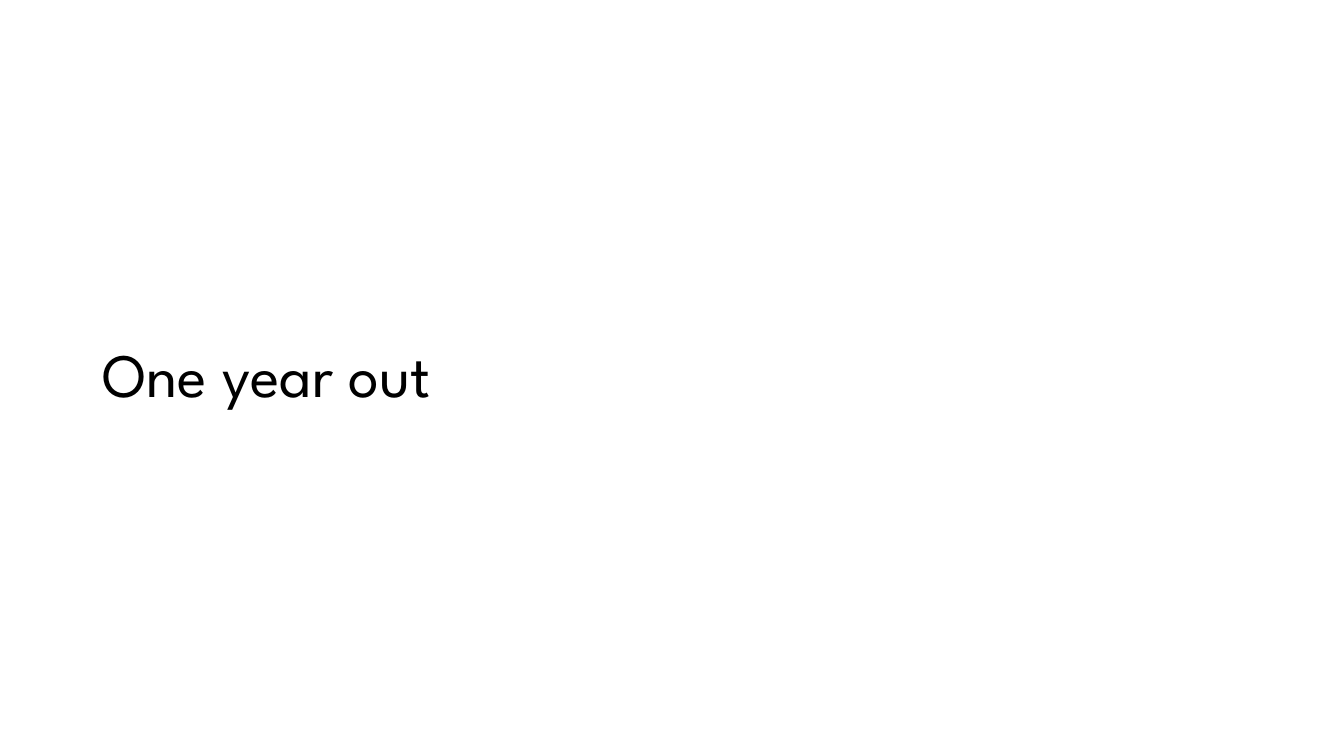
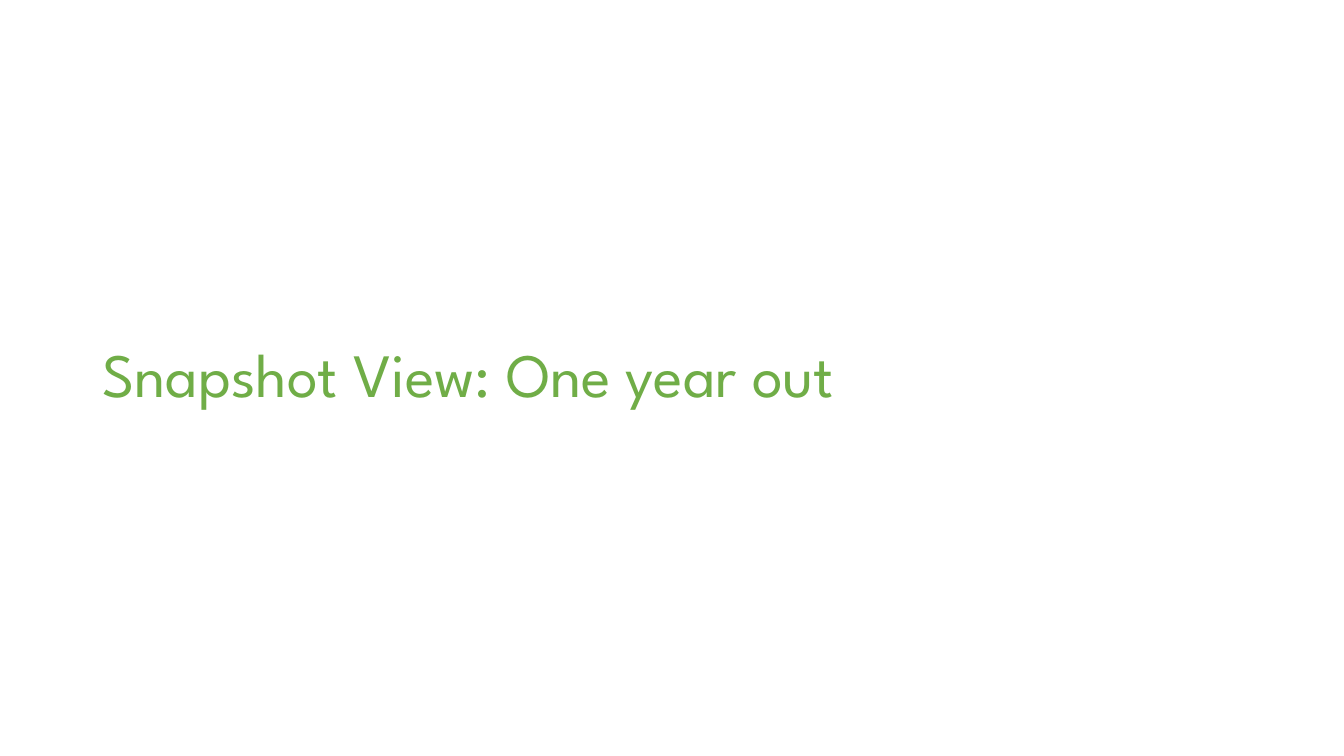
Before and after one commit to jiyoojeong/Nephila_Summer2020, a slide deck: slide 10 of renewables/ErcotForwards_Presentation.pptx (slide 8 before the commit). Drawn at 1344x756 pixels with LibreOffice and Linux fonts; fonts in the diff are those of the drawing. Boxes give left, top, right and bottom in pixels: in the first picture for what was removed or moved away, otherwise in the second. Text is boxed around its words. In the diff, an @@ line names an element or a change of style, - is before the commit and + after.

```diff
--- a/renewables/ErcotForwards_Presentation.pptx
+++ b/renewables/ErcotForwards_Presentation.pptx
@@ title at (x1=102, y1=354, x2=834, y2=410): text changed; text colour #000000 to #70AD47 @@
-One year out
+Snapshot View: One year out
```
Also in this commit, not shown: 12 other slides changed, 20 slides added, 10 slides removed, 38 other files.
